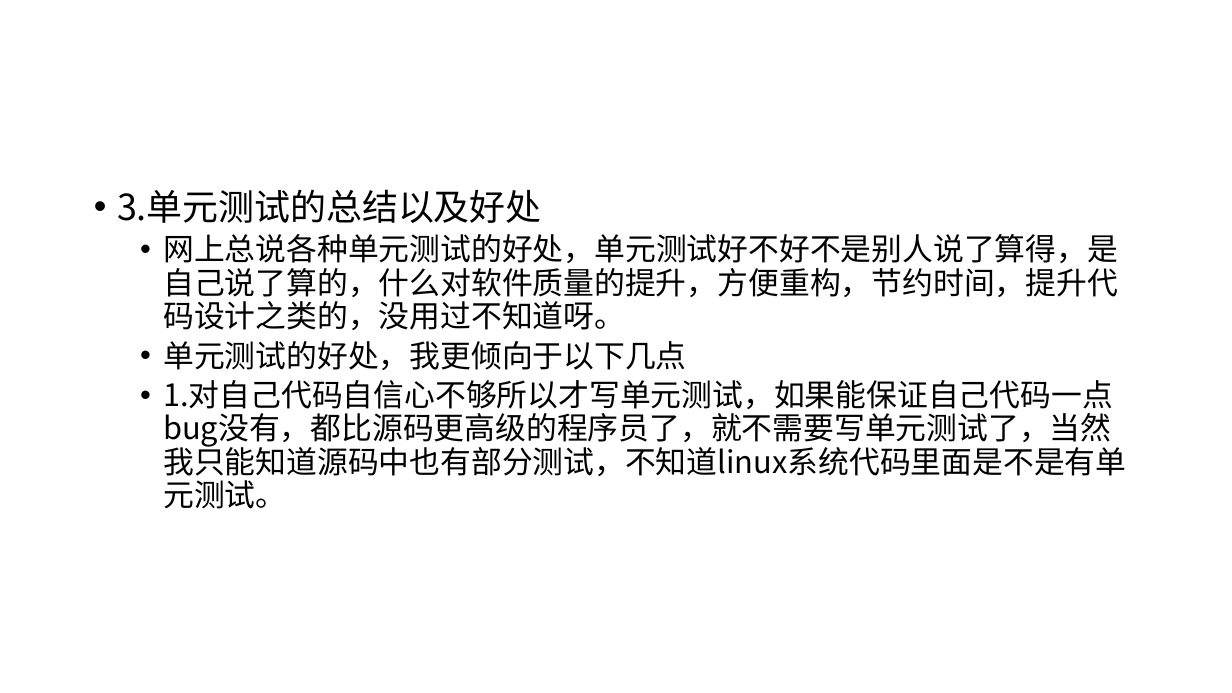
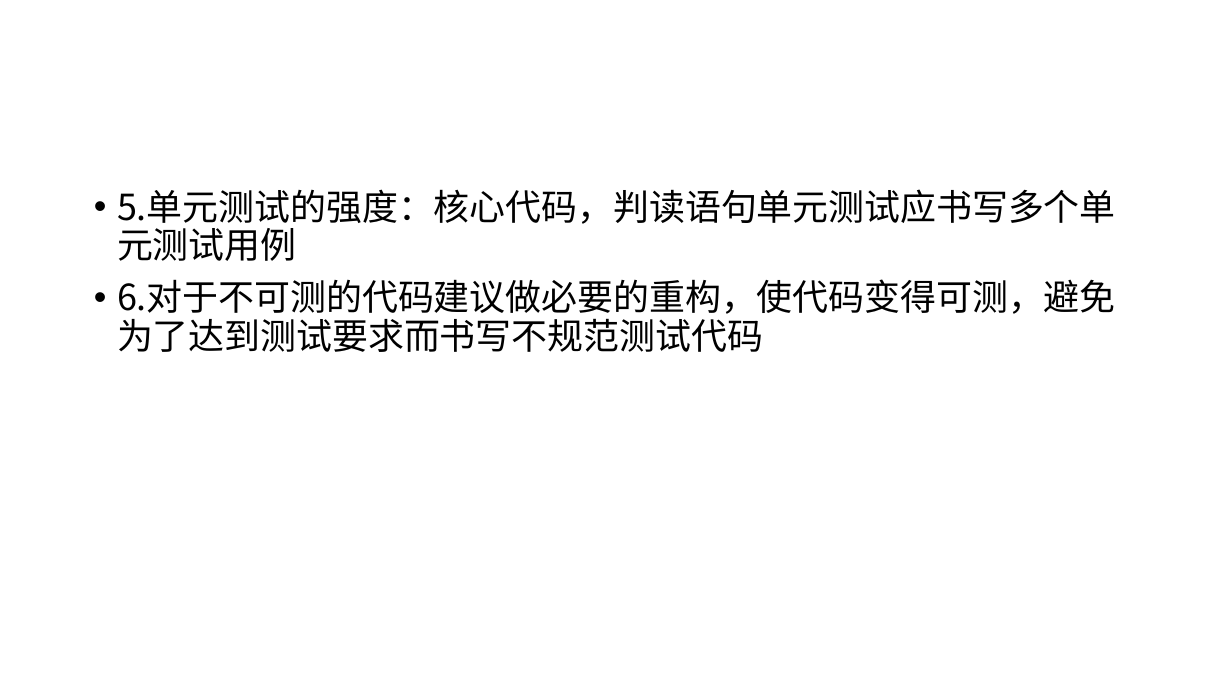
Before and after one commit to linhou/AndroidTest, a slide deck: slide 23 of 单元测试.pptx (slide 20 before the commit). Drawn at 1232x693 pixels with LibreOffice and Linux fonts; fonts in the diff are those of the drawing. Boxes give left, top, right and bottom in pixels: in the first picture for what was removed or moved away, otherwise in the second. Text is boxed around its words. In the diff, an @@ line names an element or a change of style, - is before the commit and + after.

Commit message:
重构内容

```diff
--- a/单元测试.pptx
+++ b/单元测试.pptx
@@ text at bbox=[117, 189, 1116, 352]: text changed; size 24 to 28 pt @@
-• 3.单元测试的总结以及好处
-  • 网上总说各种单元测试的好处，单元测试好不好不是别人说了算得，是自己说了算的，什么对软件质量的提升，方便重构，节约时间，提升代码设计之类的，没用过不知道呀。
-  • 单元测试的好处，我更倾向于以下几点
-  • 1.对自己代码自信心不够所以才写单元测试，如果能保证自己代码一点bug没有，都比源码更高级的程序员了，就不需要写单元测试了，当然我只能知道源码中也有部分测试，不知道linux系统代码里面是不是有单元测试。
+• 5.单元测试的强度：核心代码，判读语句单元测试应书写多个单元测试用例
+• 6.对于不可测的代码建议做必要的重构，使代码变得可测，避免为了达到测试要求而书写不规范测试代码
```
Also in this commit, not shown: 12 other slides changed, 5 slides added, 3 slides removed, 8 other files.
